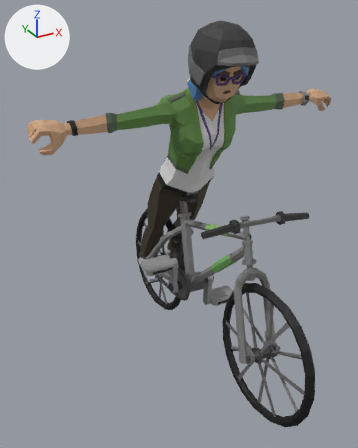
Two versions of the glTF model sets/cyclist-animation/gltf-exports/cyclist-1-animation-v1.glb, one commit apart.
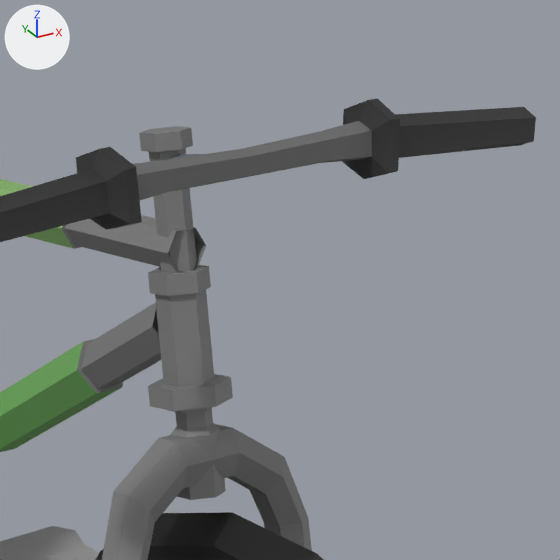
Each version appears first whole from a 50 mm lens placed at (-1.356, -2.319, 2.073), pointed at (-0.065, 0.028, 0.899), and next in a close-up on the part from 60% to 88% of the width and 43% to 65% of the height. The axes (+X, +Y, +Z) are drawn at upper left. The lights are the same throughout.

The first close-up shows 'SM_Veh_Bike_02_Combined'.
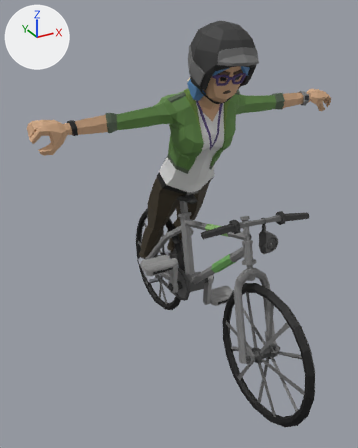
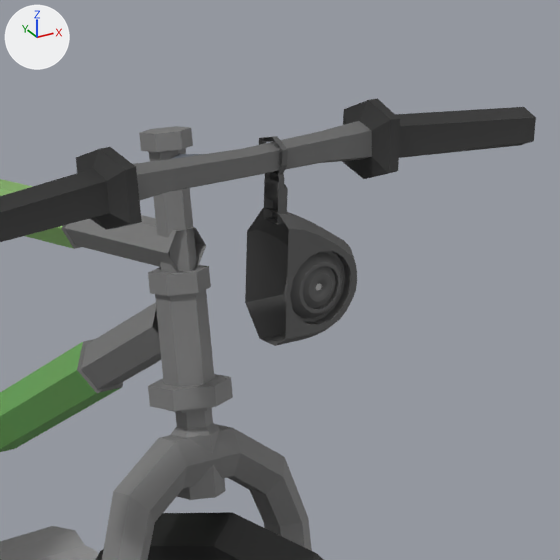
The change, as a diff of the scene's bpy script:
```diff
--- a/sets/cyclist-animation/gltf-exports/cyclist-1-animation-v1.glb.py
+++ b/sets/cyclist-animation/gltf-exports/cyclist-1-animation-v1.glb.py
@@ me_plane_001 @@
+me_plane_001.from_pydata(...)  # 426 vertices, 803 faces; spans x 0.132..0.225, y -0.536..-0.467, z 0.895..1.088
+me_plane_001.materials.append(mat_atlas_colors)  # picture img_atlas_colors_diffuse
@@ ob_horn @@
+ob_horn = bpy.data.objects.new('Horn', me_plane_001)
+ob_horn.location = (0.0, 0.0, 0.0)
```

Pixel boxes [x1, y1, x2, y2] of what changed, in the close-ups (560 x 560 px):
'Horn', added (black): after [245, 136, 357, 346]
